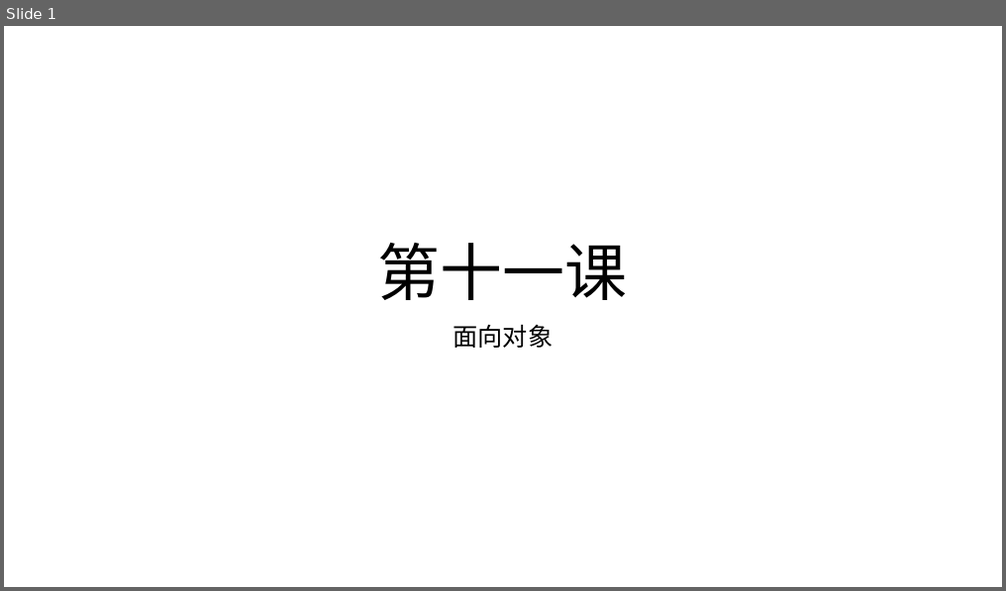
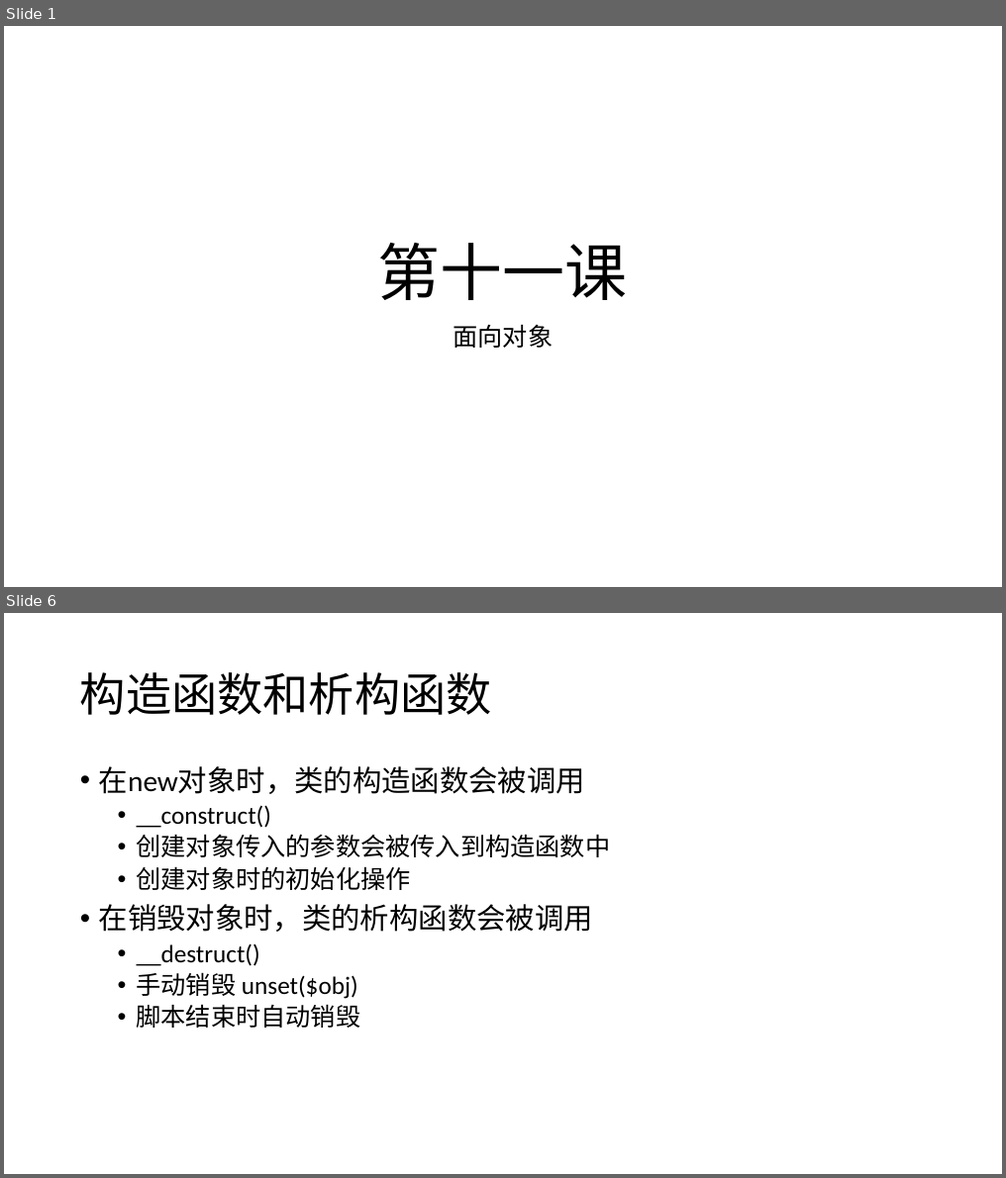
Before and after one commit to zhan3333/php-example, a slide deck: doc/ppt/第十一课-php面向对象.pptx. Shown one above the other, each under a label of ours: slide 1 before the commit, slides 1 and 6 after it; the slides between them are not shown. The pictures are 1006x591 and 1006x1178 pixels, drawn with LibreOffice and Linux fonts; fonts in the diff are those of the drawing. Boxes give left, top, right and bottom in pixels: in the first picture for what was removed or moved away, otherwise in the second. Text is boxed around its words. In the diff, an @@ line names an element or a change of style, - is before the commit and + after.

```diff
--- a/doc/ppt/第十一课-php面向对象.pptx
+++ b/doc/ppt/第十一课-php面向对象.pptx
@@ slide 6 added at [4,613,1002,1174], background #FFFFFF @@
@@ title added at [80,672,492,715], 44 pt, text #000000 @@
+构造函数和析构函数
@@ text added at [99,766,611,1028], 24 pt, text #000000 @@
+• 在new对象时，类的构造函数会被调用
+  • __construct()
+  • 创建对象传入的参数会被传入到构造函数中
+  • 创建对象时的初始化操作
+• 在销毁对象时，类的析构函数会被调用
+  • __destruct()
+  • 手动销毁 unset($obj)
+  • 脚本结束时自动销毁
```
Also in this commit, not shown: 8 other slides added, 8 other files.
